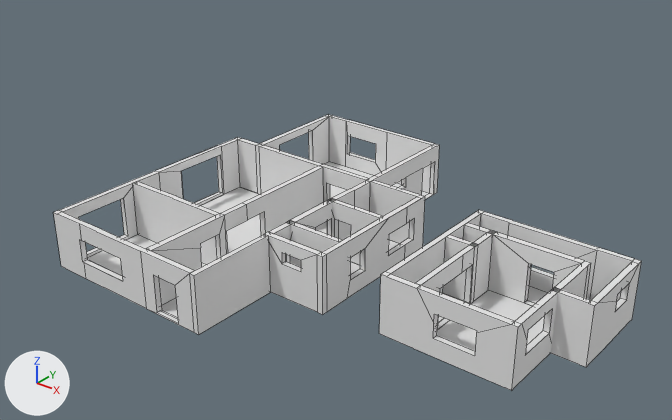
An edit to the Blender file nobita/home1.blend, drawn before and after from the same camera.
Camera for both pictures: a 50 mm lens placed at (16.2, -21.6, 15.2), pointed at (-0.5, -0.7, 2.3). The axes (+X, +Y, +Z) are drawn at lower left. The lights are the same throughout. Mesh edges are drawn as thin lines.

The first picture shows 'floor1', 'floor2'.
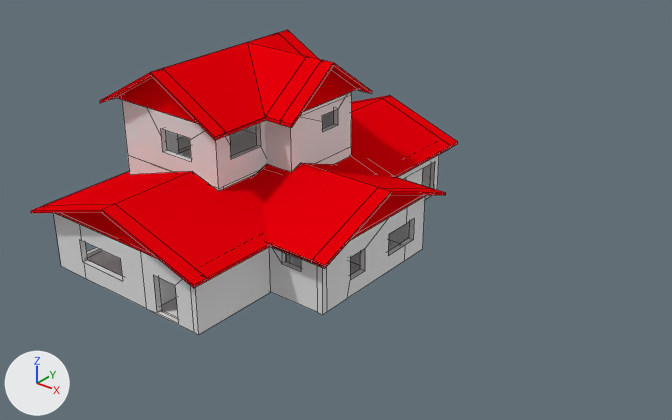
The change, as a list of edits to the scene's bpy script:
```text
Add mat_material_003:
    mat_material_003 = diffuse_material('Material.003')
    mat_material_003.base_color = (0.8, 0.0, 0.00329)  # red #e7000b
Change me_plane_002:
    used by ob_floor2; location = (5.48, -0.02, 0.0); scale = (2.54, 2.54, 2.54)
    remove me_plane_002.from_pydata(...)  # 180 vertices, 101 faces; spans x -1.08..1.08, y -1.08..1.05, z 0.0..0.79
    add me_plane_002.from_pydata(...)  # 199 vertices, 116 faces, 2 loose edges; spans x -1.08..1.08, y -1.08..1.05, z -0.39..0.79
    me_plane_002 part 1
    2 faces are deleted
    6 vertices are added at (0.65, 1.05, 0.0), (0.65, -0.2, 0.0), (0.65, 1.05, -0.39), (0.65, -0.2, -0.39), (1.0, 0.65, 0.0), (1.0, 0.97, 0.0)
    7 new vertices lie (0.0, 0.0, -0.39) away from vertices in x -1.08..1.08, y -1.08..1.05, z 0.0
    6 new vertices lie (0.0, 0.32, 0.0) away from vertices in x -1.0..0.65, y 0.65, z 0.0
    2 loose edges are added
    17 new faces join them
Change me_plane:
    used by ob_floor1; location = (0.0, 0.0, 0.0); scale = (4.09, 4.09, 4.09)
    remove me_plane.from_pydata(...)  # 382 vertices, 241 faces, 2 loose edges; spans x -1.93..0.19, y -1.5..1.62, z 0.0..0.49
    add me_plane.from_pydata(...)  # 352 vertices, 229 faces; spans x -1.93..0.19, y -1.5..1.62, z 0.0..0.49
    me_plane part 2
    30 vertices are removed from x -1.93..0.19, y -0.73..0.59, z 0.0..0.49
    54 faces are deleted
    2 loose edges are deleted
    42 new faces join them
Add me_plane_004:
    me_plane_004.from_pydata(...)  # 298 vertices, 98 faces, 94 loose edges; spans x -1.19..1.19, y -1.68..1.68, z -0.16..0.16
    me_plane_004.materials.append(mat_material_003)  # red #e7000b
Add me_plane_006:
    me_plane_006.from_pydata(...)  # 70 vertices, 53 faces, 8 loose edges; spans x -1.52..1.03, y -1.12..1.4, z -0.97..0.41
    me_plane_006.materials.append(mat_material_003)  # red #e7000b
Change ob_floor2:
    ob_floor2.location: (5.48, -0.02, 0.0) -> (-5.1, -0.24, 3.0)
Add ob_roof1:
    ob_roof1 = bpy.data.objects.new('roof1', me_plane_004)
    ob_roof1.location = (-3.56, 0.25, 2.64)
    ob_roof1.scale = (4.09, 4.09, 4.09)
Add ob_roof2:
    ob_roof2 = bpy.data.objects.new('roof2', me_plane_006)
    ob_roof2.location = (-4.47, -0.63, 5.46)
    ob_roof2.scale = (2.54, 2.54, 2.54)
```

Changed parts and their boxes (x1, y1, x2, y2) in the pictures (672 x 420 px; the box of a moved part takes in the faces that stretch with it):
'floor1', reshaped
    before: (53, 114, 439, 335)
    after: (54, 155, 439, 335)
'floor2', reshaped, moved
    before: (379, 210, 641, 390)
    after: (122, 92, 352, 191)
'roof1', added (red)
    after: (31, 95, 458, 288)
'roof2', added (red)
    after: (100, 30, 372, 140)
part 1 of me_plane_002, built on
    before: (527, 286, 547, 303)
    after: (128, 147, 351, 191)
part 2 of me_plane, moved or reshaped
    before: (159, 117, 429, 314)
    after: (290, 256, 327, 314)
